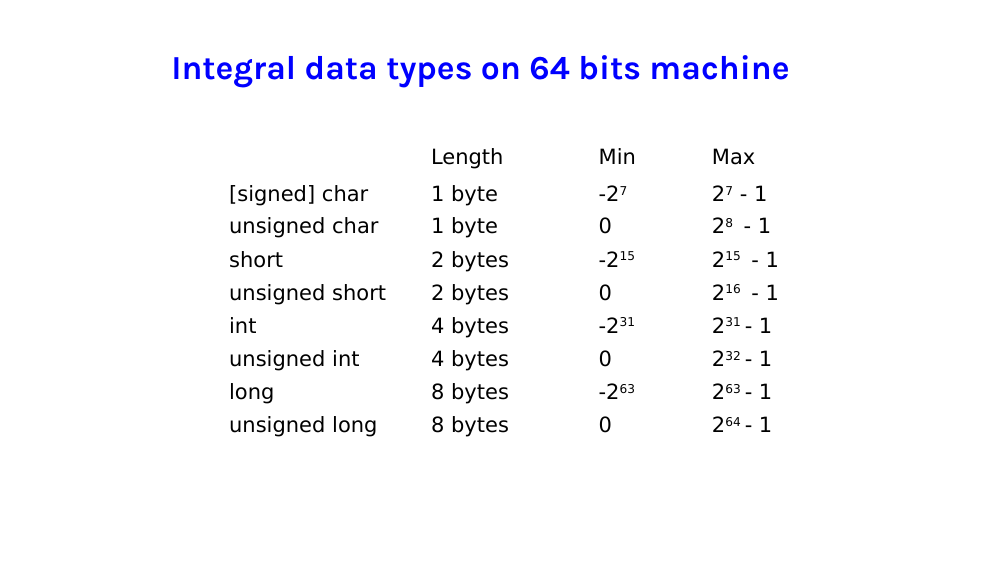
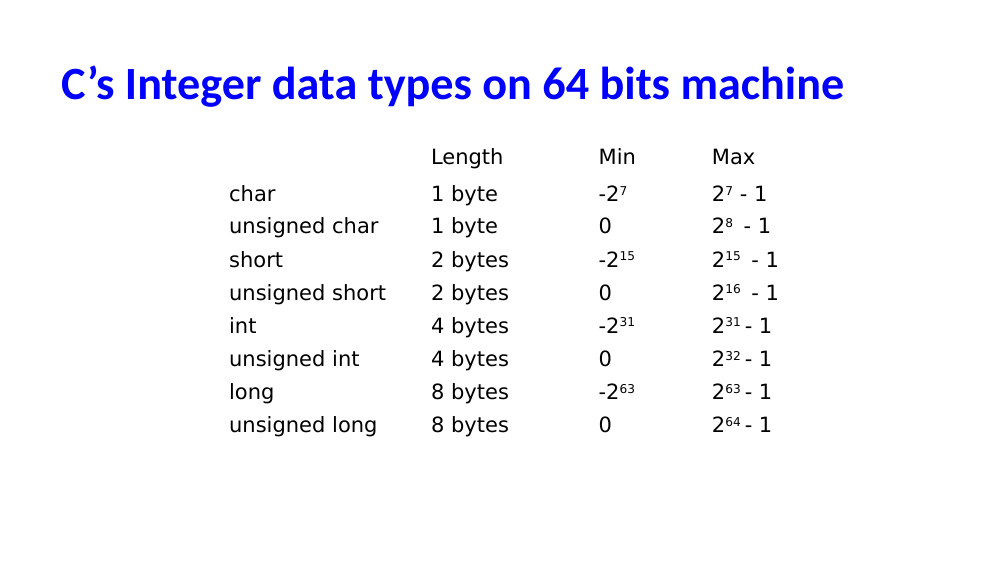
Before and after one commit to NYU-CSO/nyu-cso.github.io, a slide deck: slide 11 of notes/02-bits_bytes_int_cont.pptx (slide 29 before the commit). Drawn at 1008x567 pixels with LibreOffice and Linux fonts; fonts in the diff are those of the drawing. Boxes give left, top, right and bottom in pixels: in the first picture for what was removed or moved away, otherwise in the second. Text is boxed around its words. In the diff, an @@ line names an element or a change of style, - is before the commit and + after.

```diff
--- a/notes/02-bits_bytes_int_cont.pptx
+++ b/notes/02-bits_bytes_int_cont.pptx
@@ title at <box>61,65,845,107</box>: text changed; size 32 to 44 pt; font Karla to Calibri @@
-Integral data types on 64 bits machine
+C’s Integer data types on 64 bits machine
@@ table at <box>222,141,802,444</box> @@
-row 2, column 1: [signed] char
+row 2, column 1: char
```
Also in this commit, not shown: 15 other slides changed, 5 slides added, 23 slides removed, 1 other file.
